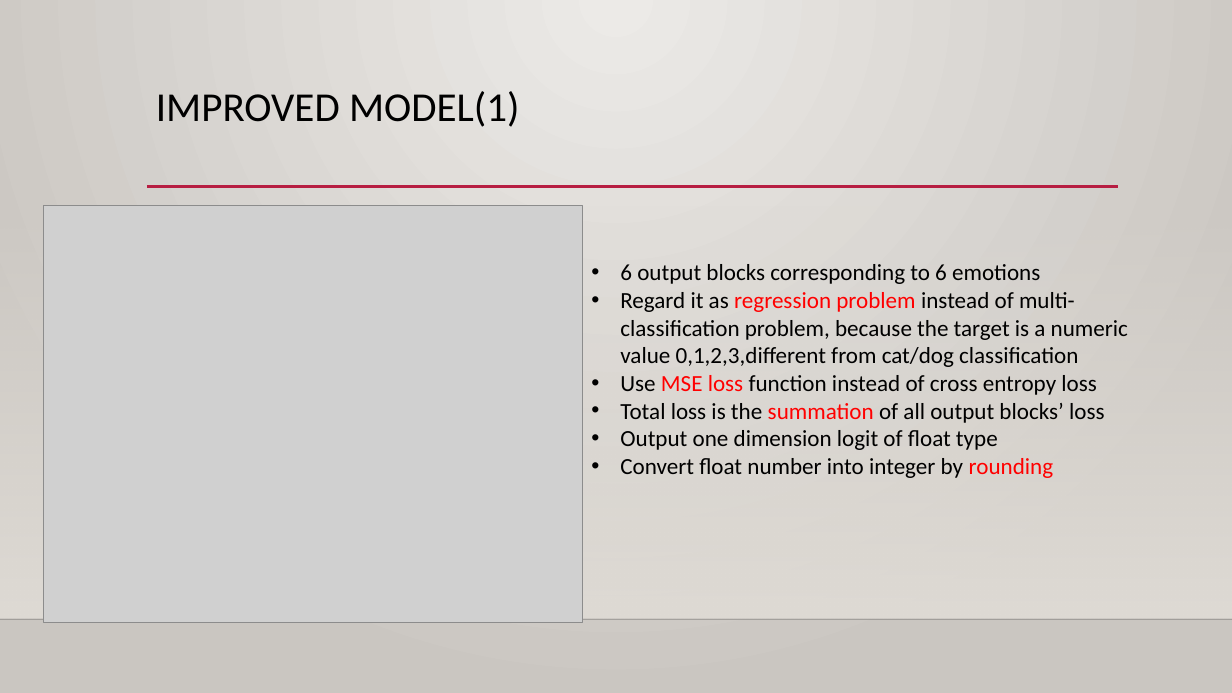
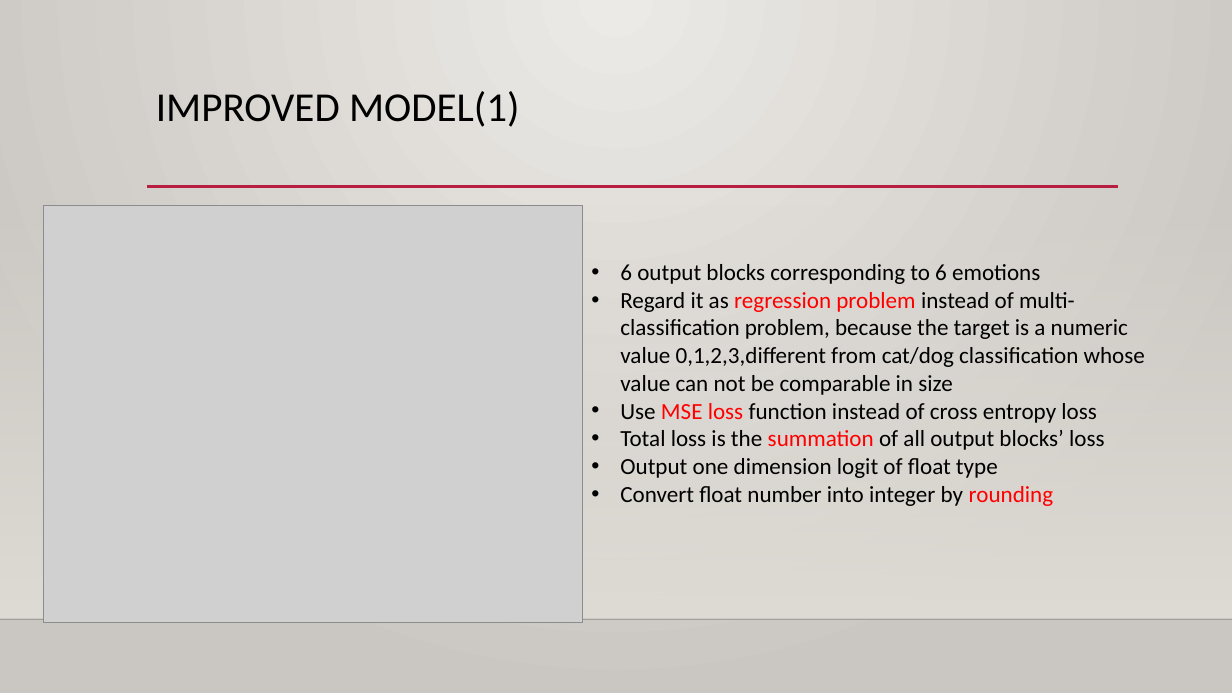
Before and after one commit to ErinYY/IIT-CS584-course-project-script_emotion, a slide deck: slide 11 of CS584_Team39_Presentation1_tjh.pptx (slide 13 before the commit). Drawn at 1232x693 pixels with LibreOffice and Linux fonts; fonts in the diff are those of the drawing; grey boxes stand for pictures; background and template pictures are left out. Boxes give left, top, right and bottom in pixels: in the first picture for what was removed or moved away, otherwise in the second. Text is boxed around its words. In the diff, an @@ line names an element or a change of style, - is before the commit and + after.

```diff
--- a/CS584_Team39_Presentation1_tjh.pptx
+++ b/CS584_Team39_Presentation1_tjh.pptx
@@ text at [620, 292, 1145, 395]: text changed @@
-• Regard it as regression problem instead of multi-classification problem, because the target is a numeric value 0,1,2,3,different from cat/dog classification
+• Regard it as regression problem instead of multi-classification problem, because the target is a numeric value 0,1,2,3,different from cat/dog classification whose value can not be comparable in size
```
Also in this commit, not shown: 9 other slides changed, 2 slides added, 1 slide removed.
